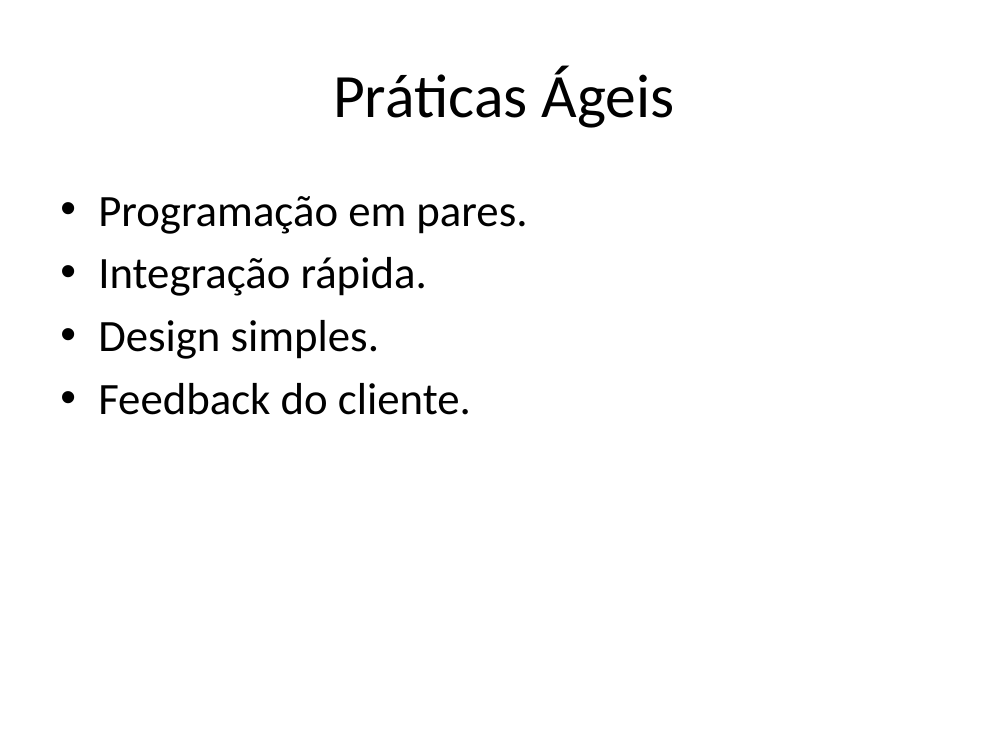
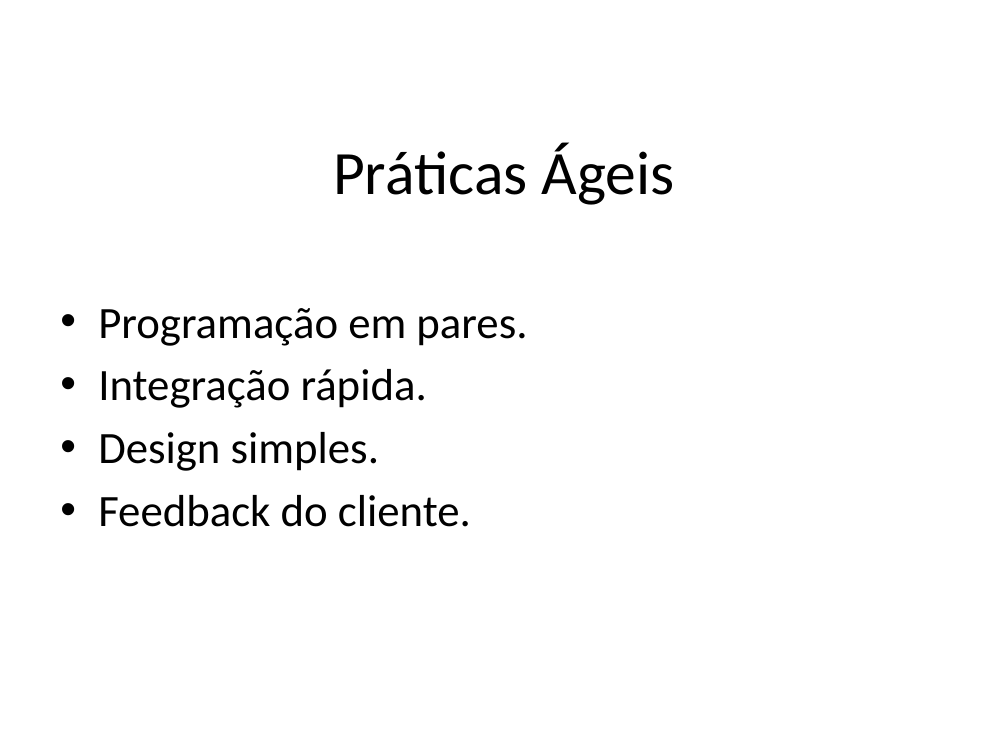
Before and after one commit to jpjcjbr/tccjp, a slide deck: slide 5 of apresentacao tcc.pptx. Drawn at 1008x756 pixels with LibreOffice and Linux fonts; fonts in the diff are those of the drawing; background and template pictures are left out. Boxes give left, top, right and bottom in pixels: in the first picture for what was removed or moved away, otherwise in the second. Text is boxed around its words. In the diff, an @@ line names an element or a change of style, - is before the commit and + after.

```diff
--- a/apresentacao tcc.pptx
+++ b/apresentacao tcc.pptx
@@ title "Práticas Ágeis": place and size @@
-title "Práticas Ágeis" at bbox=[333, 66, 675, 128]
+title "Práticas Ágeis" at bbox=[333, 143, 675, 205]
@@ text "Programação em pares.": place and size @@
-text "Programação em pares." at bbox=[98, 196, 527, 415]
+text "Programação em pares." at bbox=[98, 308, 527, 527]
```
Also in this commit, not shown: 21 other slides changed.
